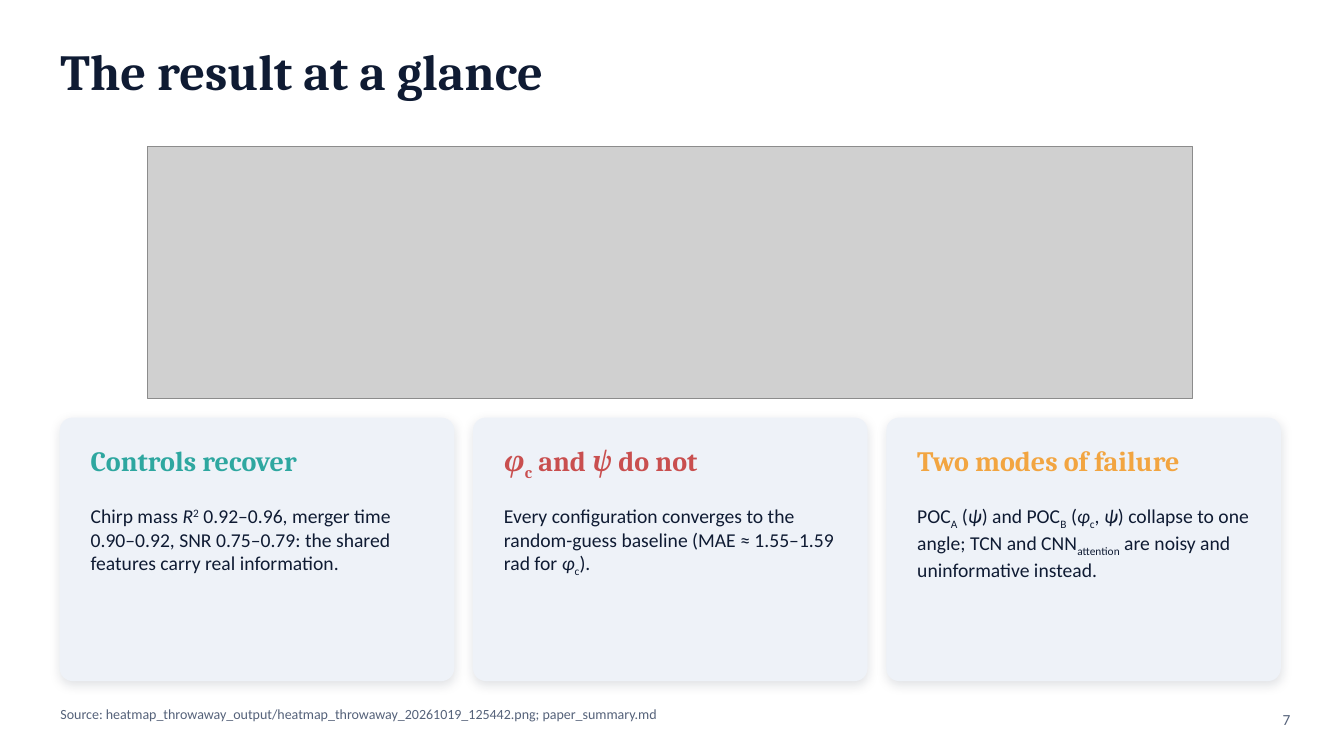
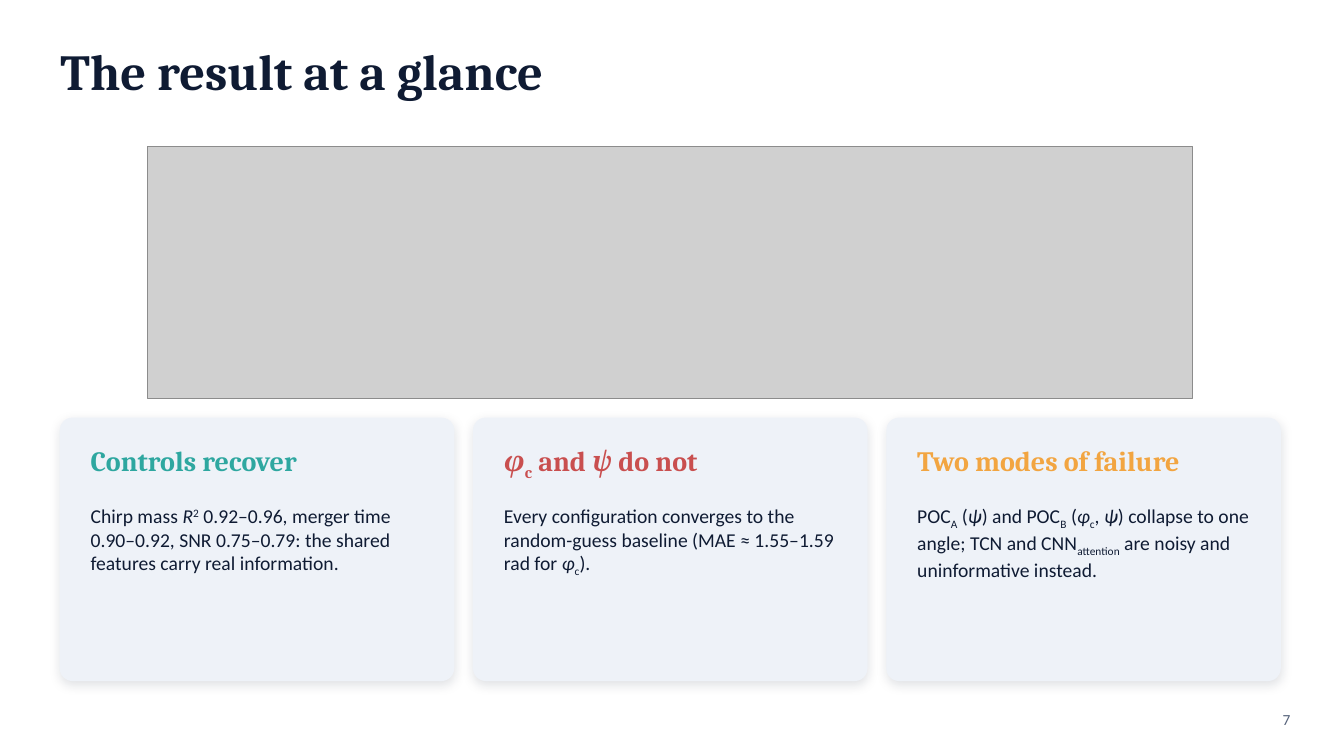
Before and after one commit to syedalimohsinbukhari/ml_practice_v2, a slide deck: slide 7 of experiments/phic_psi_poc-redo/phic_psi_presentation.pptx. Drawn at 1344x756 pixels with LibreOffice and Linux fonts; fonts in the diff are those of the drawing; grey boxes stand for pictures. Boxes give left, top, right and bottom in pixels: in the first picture for what was removed or moved away, otherwise in the second. Text is boxed around its words. In the diff, an @@ line names an element or a change of style, - is before the commit and + after.

```diff
--- a/experiments/phic_psi_poc-redo/phic_psi_presentation.pptx
+++ b/experiments/phic_psi_poc-redo/phic_psi_presentation.pptx
@@ text removed at (60,709,657,722) @@
-Source: heatmap_throwaway_output/heatmap_throwaway_20261019_125442.png; paper_summary.md
```
Also in this commit, not shown: 14 other slides changed, 2 other files.
